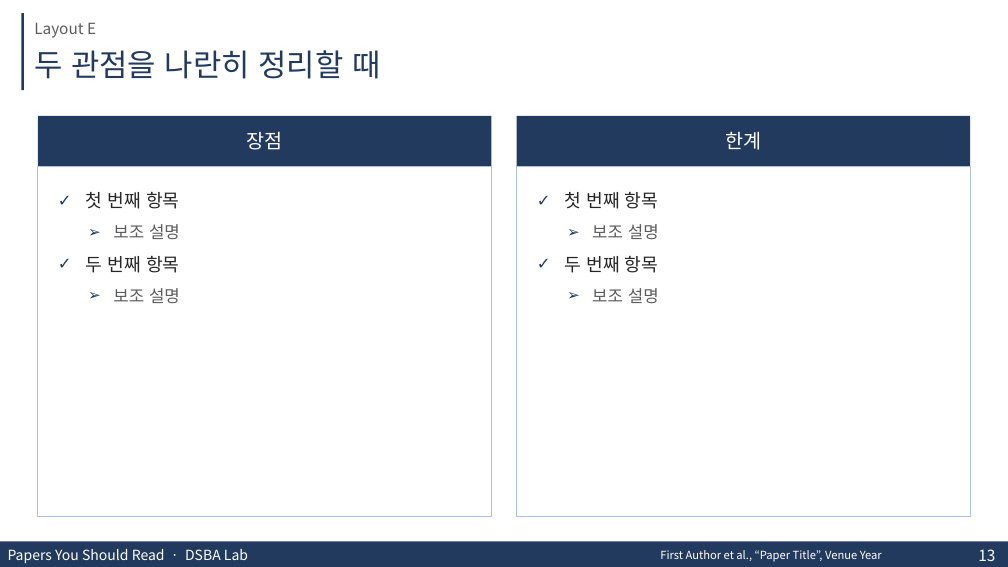
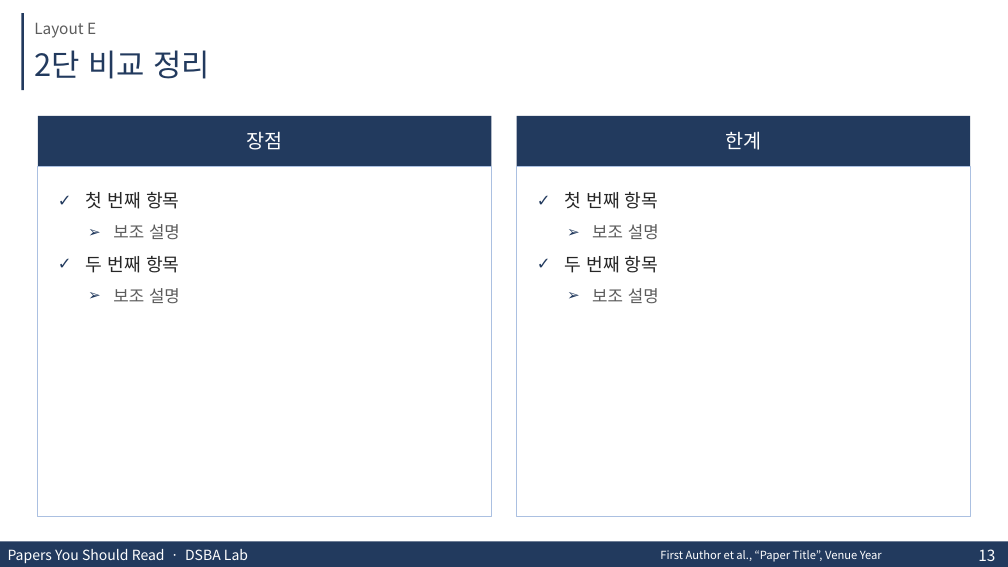
Before and after one commit to KimJaehee0725/research-slides, a slide deck: slide 13 of assets/research-slides-template.pptx. Drawn at 1008x567 pixels with LibreOffice and Linux fonts; fonts in the diff are those of the drawing; background and template pictures are left out. Boxes give left, top, right and bottom in pixels: in the first picture for what was removed or moved away, otherwise in the second. Text is boxed around its words. In the diff, an @@ line names an element or a change of style, - is before the commit and + after.

```diff
--- a/assets/research-slides-template.pptx
+++ b/assets/research-slides-template.pptx
@@ title at [34, 50, 211, 79]: text changed @@
-두 관점을 나란히 정리할 때
+2단 비교 정리
```
Also in this commit, not shown: 7 other slides changed, 12 other files.
